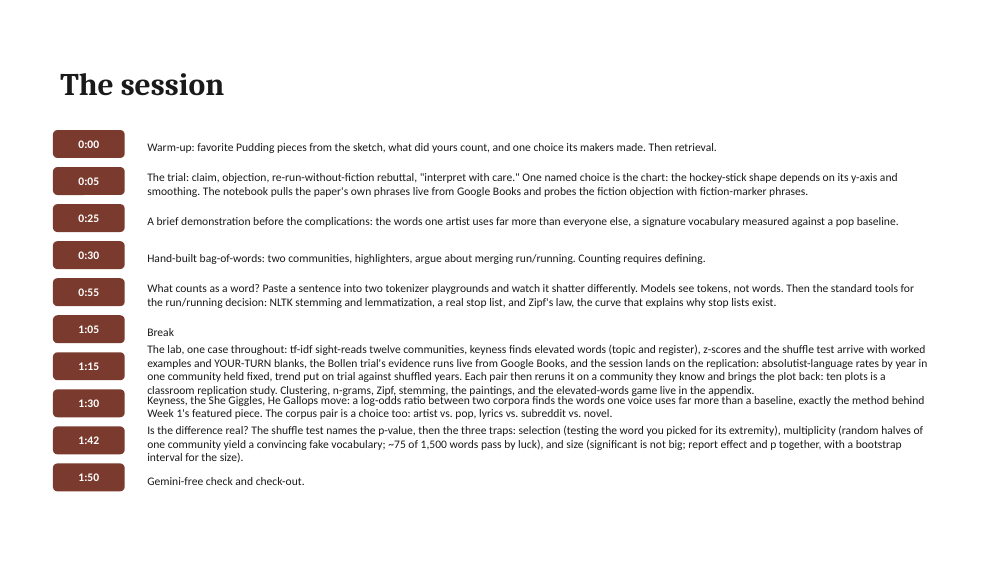
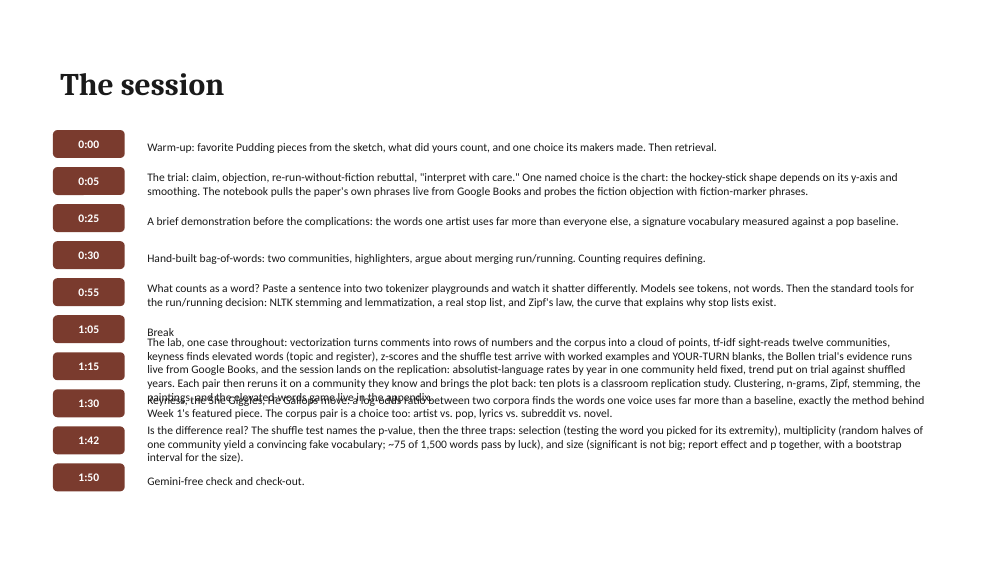
Before and after one commit to lucianli123/culture-as-data-2026, a slide deck: slide 15 of slides/pptx/week-02.pptx. Drawn at 1008x567 pixels with LibreOffice and Linux fonts; fonts in the diff are those of the drawing. Boxes give left, top, right and bottom in pixels: in the first picture for what was removed or moved away, otherwise in the second. Text is boxed around its words. In the diff, an @@ line names an element or a change of style, - is before the commit and + after.

Commit message:
Notebook: vectorization cells in core, second-community replication overlay (YOUR TURN 4). Deck: vectorization + tf-idf toolkit slides, two Week 1 recap slides

```diff
--- a/slides/pptx/week-02.pptx
+++ b/slides/pptx/week-02.pptx
@@ text at [147,338,921,405]: text changed @@
-The lab, one case throughout: tf-idf sight-reads twelve communities, keyness finds elevated words (topic and register), z-scores and the shuffle test arrive with worked examples and YOUR-TURN blanks, the Bollen trial's evidence runs live from Google Books, and the session lands on the replication: absolutist-language rates by year in one community held fixed, trend put on trial against shuffled years. Each pair then reruns it on a community they know and brings the plot back: ten plots is a classroom replication study. Clustering, n-grams, Zipf, stemming, the paintings, and the elevated-words game live in the appendix.
+The lab, one case throughout: vectorization turns comments into rows of numbers and the corpus into a cloud of points, tf-idf sight-reads twelve communities, keyness finds elevated words (topic and register), z-scores and the shuffle test arrive with worked examples and YOUR-TURN blanks, the Bollen trial's evidence runs live from Google Books, and the session lands on the replication: absolutist-language rates by year in one community held fixed, trend put on trial against shuffled years. Each pair then reruns it on a community they know and brings the plot back: ten plots is a classroom replication study. Clustering, n-grams, Zipf, stemming, the paintings, and the elevated-words game live in the appendix.
```
Also in this commit, not shown: 14 other files.
